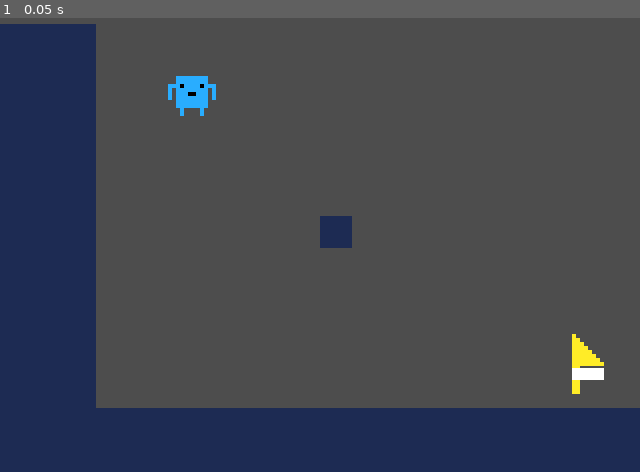
Above: before the commit, frame 1.
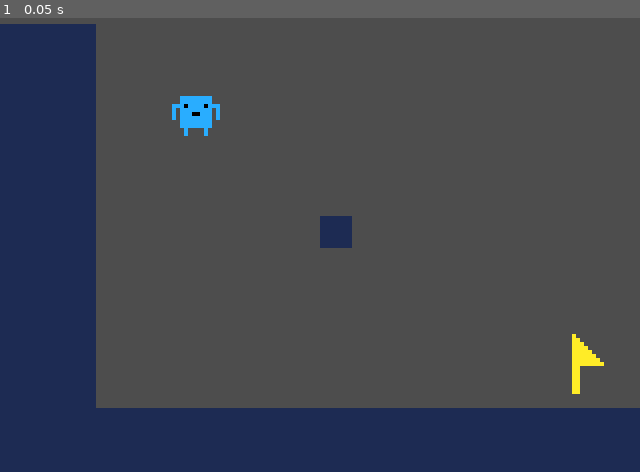
Above: after the commit, the same moment.

Repository: BurrrntToast/ludum-dare-55
Game: Godot game, scene res://scenes/dev stuff/dev_level.tscn
The game is run twice, just before and just after one commit, with the same random seed, the same clock (stepped at 60 frames per second) and the same inputs.
Inputs:
- Up to frame 1 (0.05 s): no input

The runs differ from the first frame. In frame 1, 0.7% of the frame differs, in the area x 26-95%, y 12-80%.
Error in both runs: Invalid operands 'float' and 'Vector2' in operator '+'. (res://entities/guys/guy.gd:33)

Commit message:
spawn position arrow

Diff:
--- a/godot-project/scenes/dev stuff/dev_level.gd
+++ b/godot-project/scenes/dev stuff/dev_level.gd
@@ -14,8 +14,8 @@
 var current_guy = null
 
 func _ready():
-	GlobalScript.current_level = self
-	GlobalScript.current_shell_holder = $ShellHolder
+
+	guy_spawn_pos.visible = false
 
 	var default_guy = GUY_2.instantiate()
 	default_guy.global_position = guy_spawn_pos.global_position
--- a/godot-project/scenes/dev stuff/dev_level.tscn
+++ b/godot-project/scenes/dev stuff/dev_level.tscn
@@ -1,8 +1,9 @@
-[gd_scene load_steps=7 format=3 uid="uid://28286us3jo6x"]
+[gd_scene load_steps=8 format=3 uid="uid://28286us3jo6x"]
 
 [ext_resource type="Texture2D" uid="uid://lnasehkylpjn" path="res://resources/textures/8x8.png" id="1_4ph17"]
 [ext_resource type="Script" path="res://scenes/dev stuff/dev_level.gd" id="1_ywec5"]
 [ext_resource type="PackedScene" uid="uid://bv4b4w17u8whi" path="res://scenes/background/background.tscn" id="2_wlnd0"]
+[ext_resource type="Texture2D" uid="uid://cx8sxnorr4vd8" path="res://resources/textures/spawn_arrow.png" id="3_5ejix"]
 [ext_resource type="PackedScene" uid="uid://cyd5t8xs3rsh6" path="res://entities/level flag/flag.tscn" id="5_irt18"]
 
 [sub_resource type="TileSetAtlasSource" id="TileSetAtlasSource_n408k"]
@@ -26,7 +27,11 @@
 [node name="PlayerHolder" type="Node2D" parent="."]
 
 [node name="GuySpawnPos" type="Marker2D" parent="PlayerHolder"]
-position = Vector2(48, 63)
+position = Vector2(49, 68)
+
+[node name="SpawnArrow" type="Sprite2D" parent="PlayerHolder/GuySpawnPos"]
+position = Vector2(0, -4)
+texture = ExtResource("3_5ejix")
 
 [node name="ShellHolder" type="Node2D" parent="."]
 
@@ -41,4 +46,3 @@
 [node name="Flag" parent="." instance=ExtResource("5_irt18")]
 position = Vector2(147, 133)
 target = "res://scenes/dev stuff/dev_level2.tscn"
-plate1_required = true
Binary file added: godot-project/resources/textures/spawn_arrow.png
Not shown, added: godot-project/resources/textures/spawn_arrow.png.import
